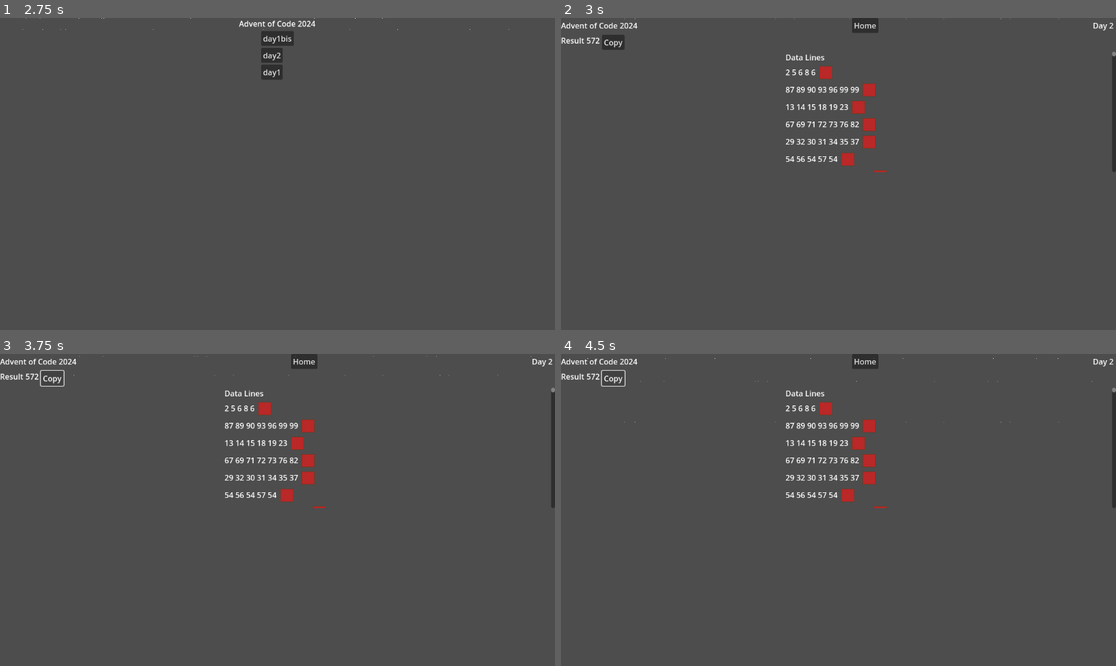
Above: before the commit, frames 1-4 (two rows, left to right).
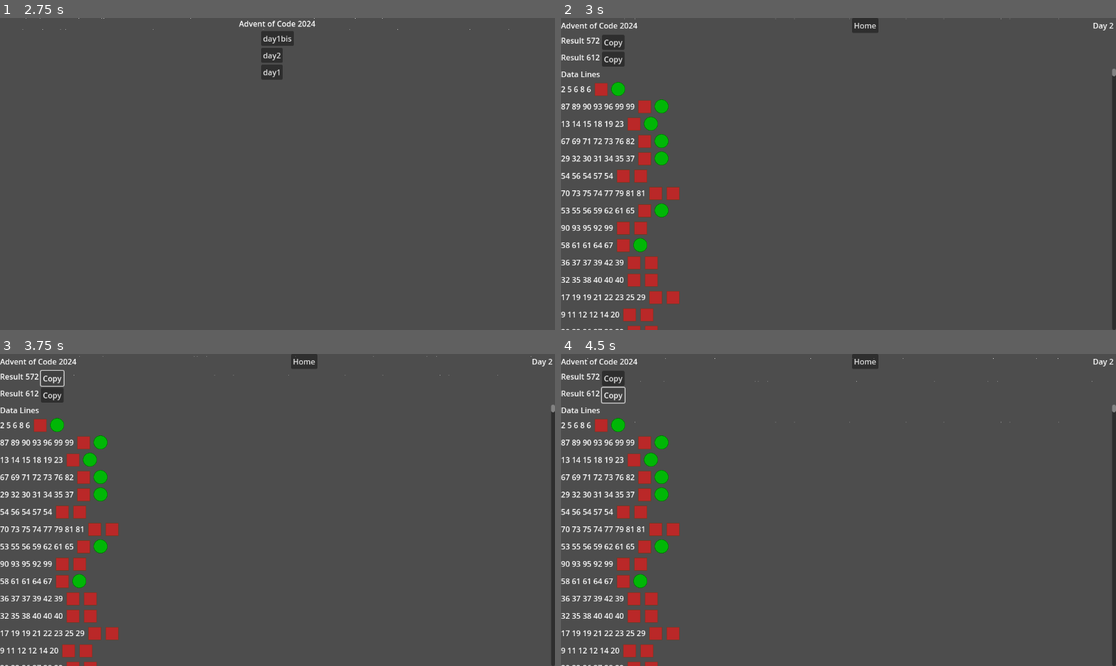
Above: after the commit, the same moments.

Repository: birdypme/adventofcode-2024
Game: Godot game, scene res://scenes/main.tscn
Two runs of this game, one before a commit and one after it. Both use one fixed random seed, a clock stepped at 60 frames per second and the inputs below.
Inputs:
- Up to frame 1 (2.75 s): click "day1bis" at 0.5 s; click "Copy" at 1.25 s; click "Home" at 2 s
- Up to frame 2 (3 s): click "day2" at 2.75 s
- Up to frame 3 (3.75 s): click "Copy" at 3.5 s
- Up to frame 4 (4.5 s): click "Copy" at 4.25 s

Frame 1 is identical in both runs. In frame 2, 6.3% of the frame differs, in the area x 0-100%, y 10-100%; in frame 3, 6.3%; in frame 4, 6.2%.

Commit message:
day 2 star 2

Diff:
--- a/days/day2.gd
+++ b/days/day2.gd
@@ -2,6 +2,7 @@
 
 @onready var data_lines = find_child('DataLines')
 @onready var result_text = find_child('Result')
+@onready var result_bis_text = find_child('ResultBis')
 
 @export var wrong: Texture2D
 @export var right: Texture2D
@@ -17,6 +18,7 @@
     var template_line = self.get_template('Line')
     var line_number = 1
     var total = 0
+    var total_bis = 0
 
     for line in lines:
         if not line:
@@ -26,6 +28,7 @@
         for item in items:
             cells.append(int(item))
         var safe = is_safe(cells)
+        var safe_bis = is_safe_bis(cells)
 
         var line_control = template_line.duplicate()
         line_control.name = 'Line' + str(line_number)
@@ -33,10 +36,17 @@
         line_control.owner = data_lines
         line_control.get_child(0).text = line
         line_control.get_child(1).texture = right if safe else wrong
+        line_control.get_child(2).texture = right if safe_bis else wrong
         if safe:
             total += 1
+        if safe_bis:
+            total_bis += 1
+        if safe and not safe_bis:
+            push_warning(line)
+
 
     result_text.text = str(total)
+    result_bis_text.text = str(total_bis)
 
 
 func is_safe(cells: Array[int]) -> bool:
@@ -59,6 +69,44 @@
         prev = cell
     return true
 
+func is_safe_bis(cells: Array[int]) -> bool:
+    if is_safe_bis_sloped(cells.slice(0), 1, 1) <= 1:
+        return true
+    if is_safe_bis_sloped(cells.slice(0), 1, -1) <= 1:
+        return true
+    return false
+
+func branch(cells: Array[int], loc: int, max_errors: int, slope: int) -> int:
+    var last_errors = 0
+
+    for pivot in [loc-1, loc]:
+        var branch_cells = cells.slice(0, pivot) as Array[int]
+        branch_cells.append_array(cells.slice(pivot+1))
+        last_errors = is_safe_bis_sloped(branch_cells, max_errors, slope)
+        if last_errors <= max_errors:
+            return last_errors
+
+    return last_errors
+
+func is_safe_bis_sloped(cells: Array[int], max_errors: int, slope: int) -> int:
+    var errors = 0
+    var prev = null
+    #if cells[0] == 65 and cells[1] == 64:
+        #print('this is here')
+    for i in range(len(cells)):
+        var cell = cells[i]
+        if prev == null:
+            prev = cell
+            continue
+        var diff = cell - prev
+        if diff == 0 or sign(diff) != slope or abs(diff) > 3:
+            errors += 1
+            if errors <= max_errors:
+                return errors + branch(cells, i, max_errors-errors, slope);
+            return errors
+        prev = cell
+    return errors
+
 # Called every frame. 'delta' is the elapsed time since the previous frame.
 func _process(delta: float) -> void:
     pass
@@ -66,3 +114,8 @@
 func _on_copy_pressed() -> void:
     var current_clipboard = DisplayServer.clipboard_get()
     DisplayServer.clipboard_set(result_text.text)
+
+
+func _on_copy_bis_pressed() -> void:
+    var current_clipboard = DisplayServer.clipboard_get()
+    DisplayServer.clipboard_set(result_bis_text.text)
--- a/days/day2.tscn
+++ b/days/day2.tscn
@@ -9,6 +9,16 @@
 script = ExtResource("2_7lt57")
 wrong = ExtResource("3_dwcf1")
 right = ExtResource("4_j5we7")
+
+[node name="MarginContainer" parent="CanvasLayer" index="0"]
+size_flags_horizontal = 3
+size_flags_vertical = 3
+
+[node name="VBoxContainer" parent="CanvasLayer/MarginContainer" index="0"]
+size_flags_vertical = 1
+
+[node name="HBoxContainer" parent="CanvasLayer/MarginContainer/VBoxContainer" index="0"]
+size_flags_vertical = 1
 
 [node name="HBoxContainer3" type="HBoxContainer" parent="CanvasLayer/MarginContainer/VBoxContainer" index="1"]
 layout_mode = 2
@@ -30,7 +40,27 @@
 layout_mode = 2
 text = "Copy"
 
-[node name="ScrollContainer" type="ScrollContainer" parent="CanvasLayer/MarginContainer/VBoxContainer" index="2"]
+[node name="HBoxContainer4" type="HBoxContainer" parent="CanvasLayer/MarginContainer/VBoxContainer" index="2"]
+layout_mode = 2
+
+[node name="RichTextLabel" type="RichTextLabel" parent="CanvasLayer/MarginContainer/VBoxContainer/HBoxContainer4" index="0"]
+layout_mode = 2
+text = "Result"
+fit_content = true
+scroll_active = false
+autowrap_mode = 0
+
+[node name="ResultBis" type="RichTextLabel" parent="CanvasLayer/MarginContainer/VBoxContainer/HBoxContainer4" index="1"]
+layout_mode = 2
+fit_content = true
+scroll_active = false
+autowrap_mode = 0
+
+[node name="CopyBis" type="Button" parent="CanvasLayer/MarginContainer/VBoxContainer/HBoxContainer4" index="2"]
+layout_mode = 2
+text = "Copy"
+
+[node name="ScrollContainer" type="ScrollContainer" parent="CanvasLayer/MarginContainer/VBoxContainer" index="3"]
 custom_minimum_size = Vector2(0, 250)
 layout_mode = 2
 size_flags_vertical = 3
@@ -39,7 +69,8 @@
 
 [node name="MarginContainer" type="MarginContainer" parent="CanvasLayer/MarginContainer/VBoxContainer/ScrollContainer" index="0"]
 layout_mode = 2
-size_flags_horizontal = 6
+size_flags_horizontal = 3
+size_flags_vertical = 3
 
 [node name="DataLines" type="VBoxContainer" parent="CanvasLayer/MarginContainer/VBoxContainer/ScrollContainer/MarginContainer" index="0"]
 layout_mode = 2
@@ -70,4 +101,12 @@
 size_flags_vertical = 4
 expand_mode = 2
 
+[node name="Status2" type="TextureRect" parent="Templates/Line" index="2"]
+custom_minimum_size = Vector2(32, 32)
+layout_mode = 2
+size_flags_horizontal = 4
+size_flags_vertical = 4
+expand_mode = 2
+
 [connection signal="pressed" from="CanvasLayer/MarginContainer/VBoxContainer/HBoxContainer3/Copy" to="." method="_on_copy_pressed"]
+[connection signal="pressed" from="CanvasLayer/MarginContainer/VBoxContainer/HBoxContainer4/CopyBis" to="." method="_on_copy_bis_pressed"]
